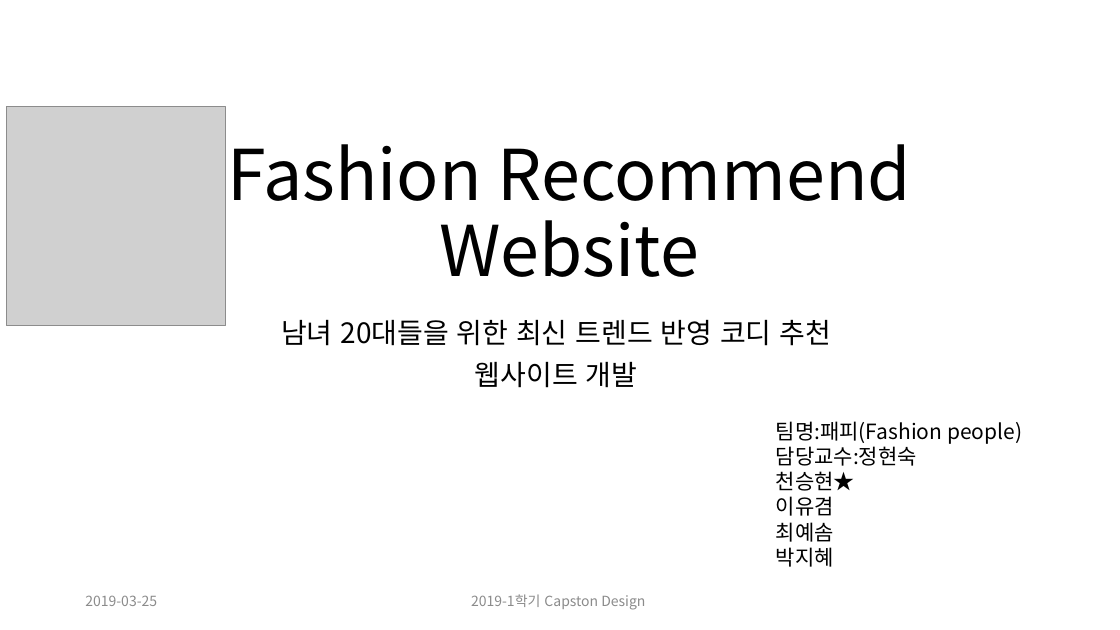
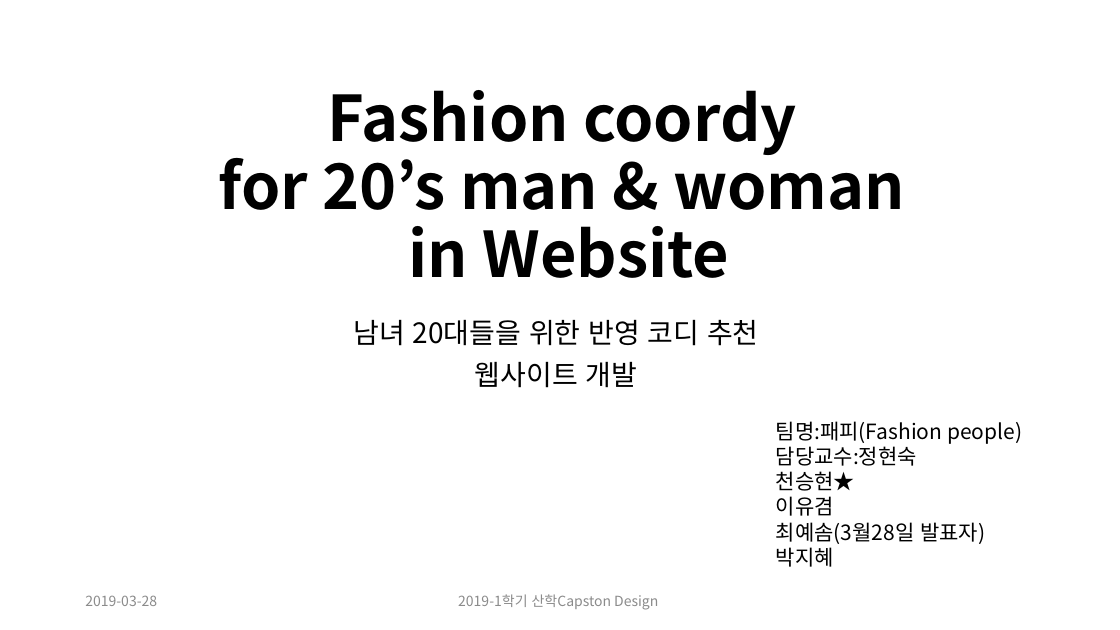
Before and after one commit to CheonSeounghyun/Coordination-Recommend, a slide deck: slide 1 of document/Capston Design Proposal_update(ppt).pptx. Drawn at 1120x630 pixels with LibreOffice and Linux fonts; fonts in the diff are those of the drawing; grey boxes stand for pictures. Boxes give left, top, right and bottom in pixels: in the first picture for what was removed or moved away, otherwise in the second. Text is boxed around its words. In the diff, an @@ line names an element or a change of style, - is before the commit and + after.

```diff
--- a/document/Capston Design Proposal_update(ppt).pptx
+++ b/document/Capston Design Proposal_update(ppt).pptx
@@ picture removed at (7, 107, 226, 326) @@
@@ title at (219, 90, 906, 278): text changed; size 60 to 54 pt; bold on @@
-Fashion Recommend Website
+Fashion coordy
+for 20’s man & woman
+in Website
@@ subtitle at (353, 319, 759, 346): text changed @@
-남녀 20대들을 위한 최신 트렌드 반영 코디 추천
+남녀 20대들을 위한 반영 코디 추천
@@ text at (776, 522, 985, 544): text changed @@
-최예솜
+최예솜(3월28일 발표자)
@@ text at (85, 595, 157, 606): text changed @@
-2019-03-25
+2019-03-28
@@ text at (458, 594, 658, 610): text changed @@
-2019-1학기 Capston Design
+2019-1학기 산학Capston Design
```
Also in this commit, not shown: 10 other slides changed, 2 slides added, 2 slides removed.
